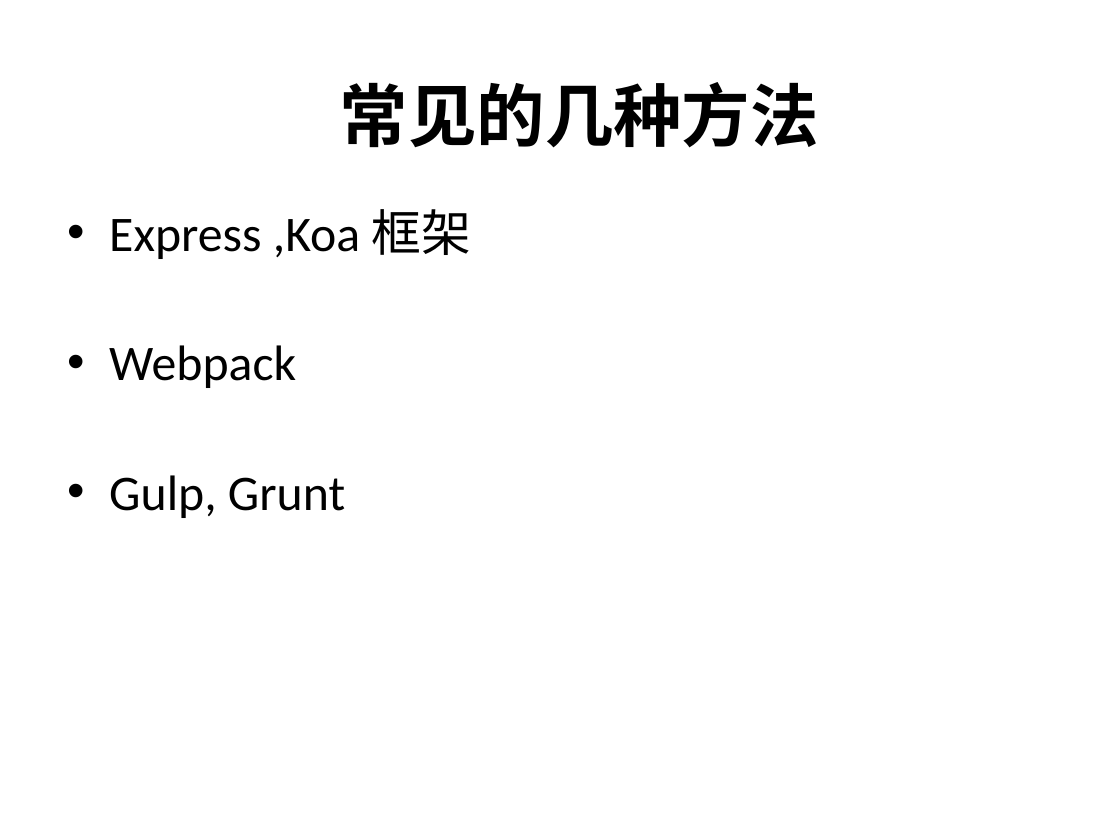
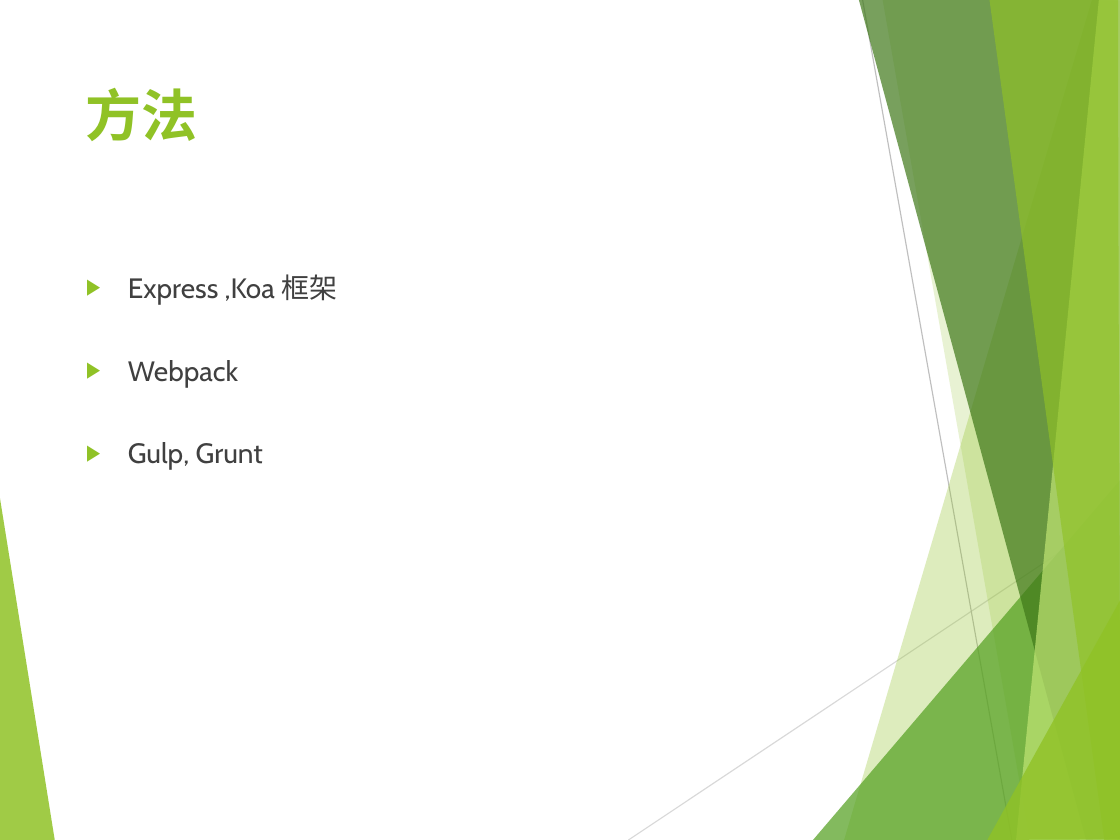
Before and after one commit to chuilee/gulp_webpack_demo, a slide deck: slide 4 of ppt/快速搭建Web服务器.pptx. Drawn at 1120x840 pixels with LibreOffice and Linux fonts; fonts in the diff are those of the drawing. Boxes give left, top, right and bottom in pixels: in the first picture for what was removed or moved away, otherwise in the second. Text is boxed around its words. In the diff, an @@ line names an element or a change of style, - is before the commit and + after.

```diff
--- a/ppt/快速搭建Web服务器.pptx
+++ b/ppt/快速搭建Web服务器.pptx
@@ title added at (x1=86, y1=88, x2=198, y2=141), 36 pt, text #90C226, bold @@
+方法
@@ text removed at (x1=340, y1=82, x2=819, y2=148) @@
-常见的几种方法
@@ text "Express ,Koa 框架" moved from (x1=109, y1=209, x2=472, y2=518) to (x1=128, y1=274, x2=337, y2=470) @@
@@ text "Express ,Koa 框架" at (x1=128, y1=274, x2=337, y2=470): size 32 to 18 pt, font Calibri to Cabin, text colour #000000 to #404040; bullet • to ▶; more space between paragraphs @@
@@ group added at (x1=0, y1=0, x2=1120, y2=840): 8 freeform shapes, 2 lines @@
```
Also in this commit, not shown: 7 other slides changed, 6 other files.
